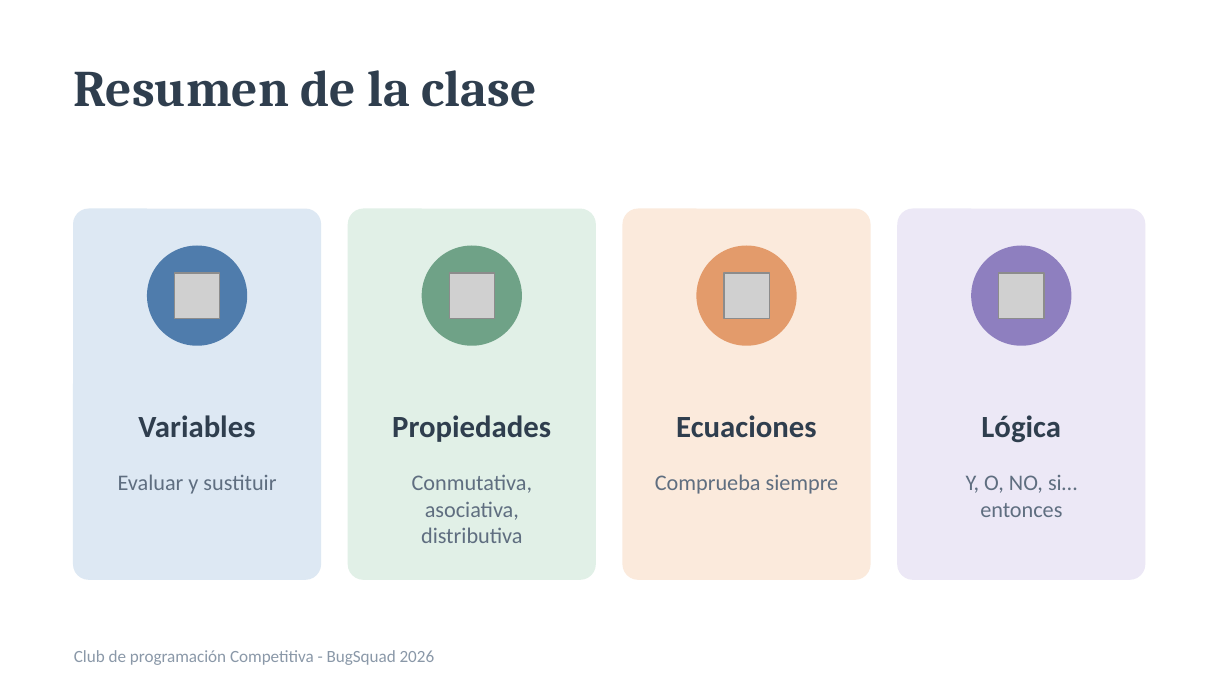
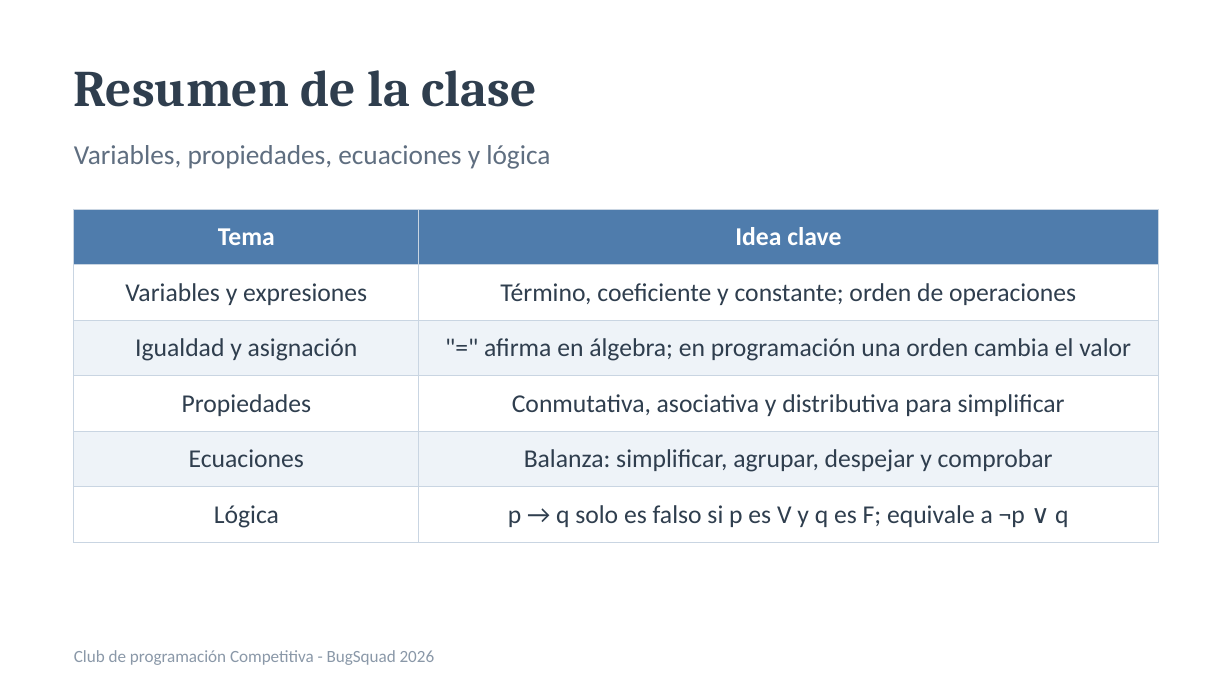
Before and after one commit to rigosantiagog/CompetitiveProgramming, a slide deck: slide 14 of assets/docs/Tema1_Algebra_y_logica.pptx. Drawn at 1232x693 pixels with LibreOffice and Linux fonts; fonts in the diff are those of the drawing; grey boxes stand for pictures. Boxes give left, top, right and bottom in pixels: in the first picture for what was removed or moved away, otherwise in the second. Text is boxed around its words. In the diff, an @@ line names an element or a change of style, - is before the commit and + after.

```diff
--- a/assets/docs/Tema1_Algebra_y_logica.pptx
+++ b/assets/docs/Tema1_Algebra_y_logica.pptx
@@ text added at [74,145,550,169], 16 pt, text #5F6E80 @@
+Variables, propiedades, ecuaciones y lógica
@@ rounded rectangle removed at [74,209,320,579] @@
@@ table added at [74,209,1158,532], 6 rows, 2 columns @@
+Tema | Idea clave
+Variables y expresiones | Término, coeficiente y constante; orden de operaciones
+Igualdad y asignación | "=" afirma en álgebra; en programación una orden cambia el valor
+Propiedades | Conmutativa, asociativa y distributiva para simplificar
+Ecuaciones | Balanza: simplificar, agrupar, despejar y comprobar
+Lógica | p → q solo es falso si p es V y q es F; equivale a ¬p ∨ q
@@ rounded rectangle removed at [349,209,595,579] @@
@@ rounded rectangle removed at [623,209,870,579] @@
@@ rounded rectangle removed at [898,209,1145,579] @@
@@ ellipse removed at [148,246,246,345] @@
@@ ellipse removed at [423,246,521,345] @@
@@ ellipse removed at [697,246,796,345] @@
@@ ellipse removed at [972,246,1071,345] @@
@@ picture removed at [175,274,221,319] @@
@@ picture removed at [450,274,495,319] @@
@@ picture removed at [724,274,770,319] @@
@@ picture removed at [999,274,1045,319] @@
@@ text removed at [138,415,255,437] @@
-Variables
@@ text removed at [392,415,551,442] @@
-Propiedades
@@ text removed at [676,415,816,438] @@
-Ecuaciones
@@ text removed at [981,415,1061,442] @@
-Lógica
@@ text removed at [118,474,276,494] @@
-Evaluar y sustituir
@@ text removed at [412,474,532,543] @@
-Conmutativa, asociativa, distributiva
@@ text removed at [655,474,839,494] @@
-Comprueba siempre
@@ text removed at [966,475,1077,517] @@
-Y, O, NO, si… entonces
```
Also in this commit, not shown: 7 other slides changed, 6 slides added, 6 slides removed, 17 other files.
